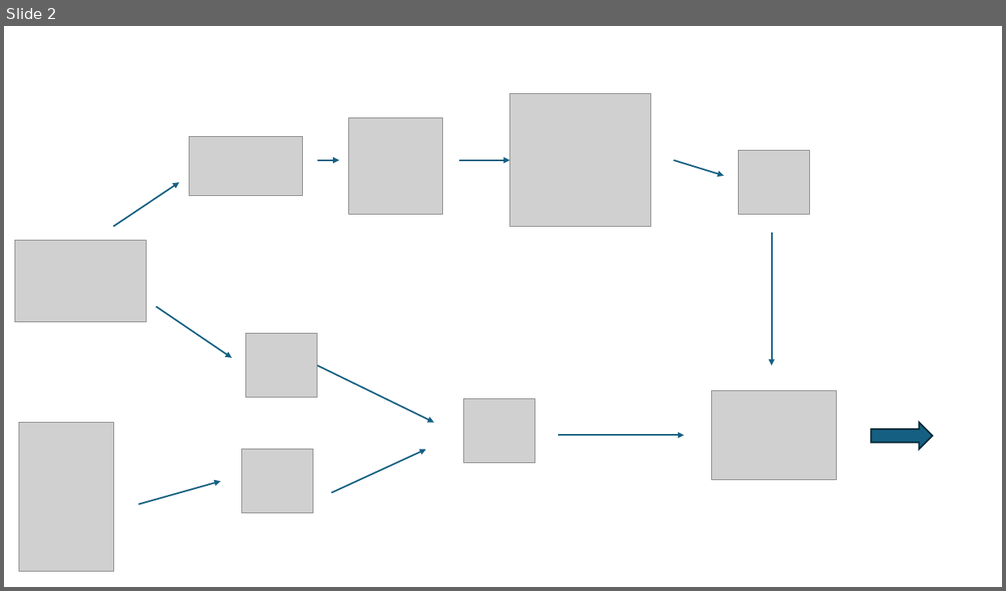
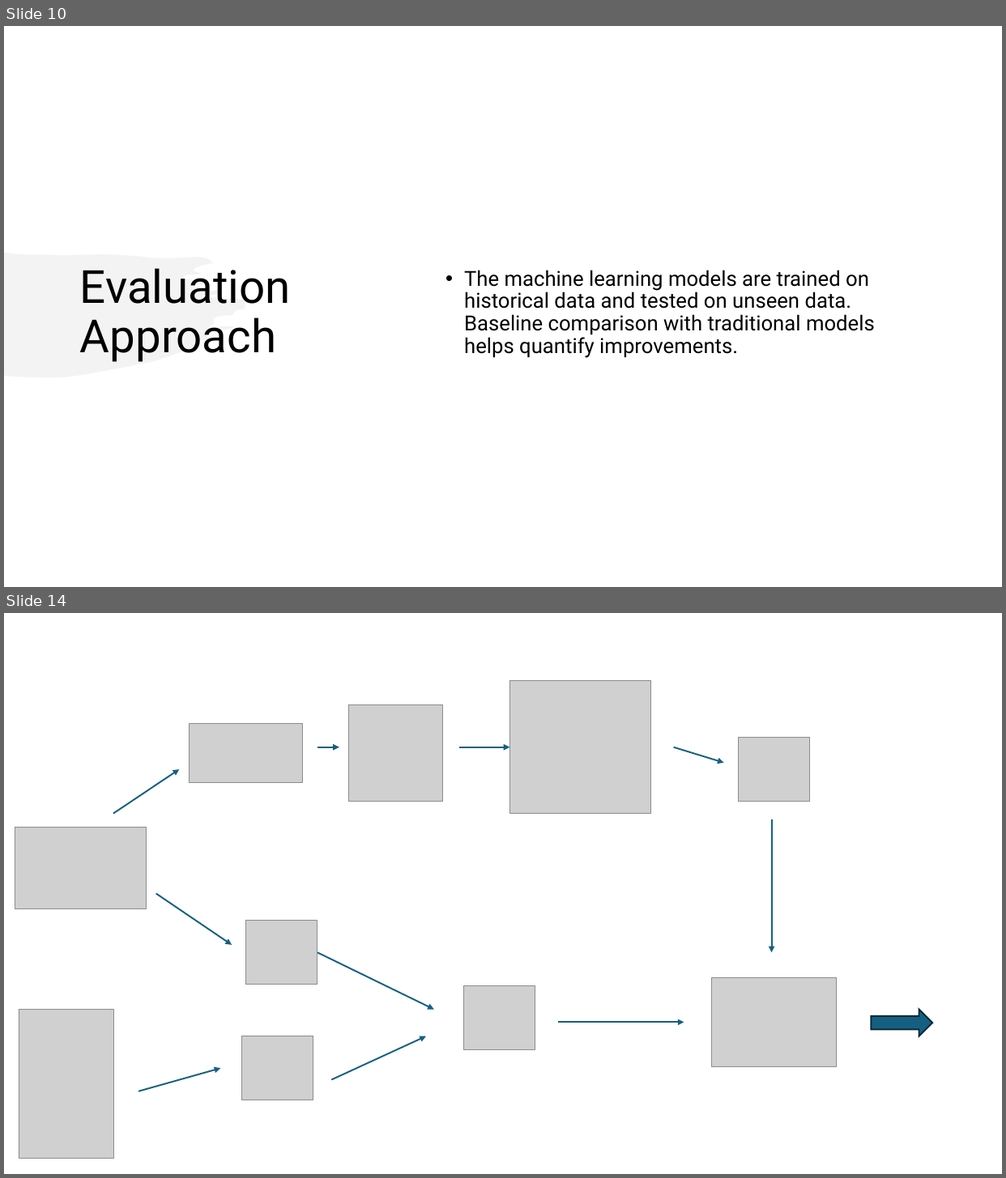
Before and after one commit to monikatyagiisc/grid-optimization-with-weather, a slide deck: DataEnggFinalProjectPPT.pptx. Shown one above the other, each under a label of ours: slide 2 before the commit, slides 10 and 14 after it; the slides between them are not shown. The pictures are 1006x591 and 1006x1178 pixels, drawn with LibreOffice and Linux fonts; fonts in the diff are those of the drawing; grey boxes stand for pictures. Boxes give left, top, right and bottom in pixels: in the first picture for what was removed or moved away, otherwise in the second. Text is boxed around its words. In the diff, an @@ line names an element or a change of style, - is before the commit and + after.

```diff
--- a/DataEnggFinalProjectPPT.pptx
+++ b/DataEnggFinalProjectPPT.pptx
@@ slide 10 added at (4,26,1002,587), background #FFFFFF @@
@@ freeform shape added at (4,253,251,378), fill #E8E8E8 at 50% opacity @@
@@ title added at (80,268,291,362), 44 pt, text #000000 @@
+Evaluation Approach
@@ text added at (464,270,875,358), 20 pt, text #000000 @@
+• The machine learning models are trained on historical data and tested on unseen data. Baseline comparison with traditional models helps quantify improvements.
@@ what was slide 2 is now slide 14 @@
```
Also in this commit, not shown: 5 slides changed, 12 other slides added.
